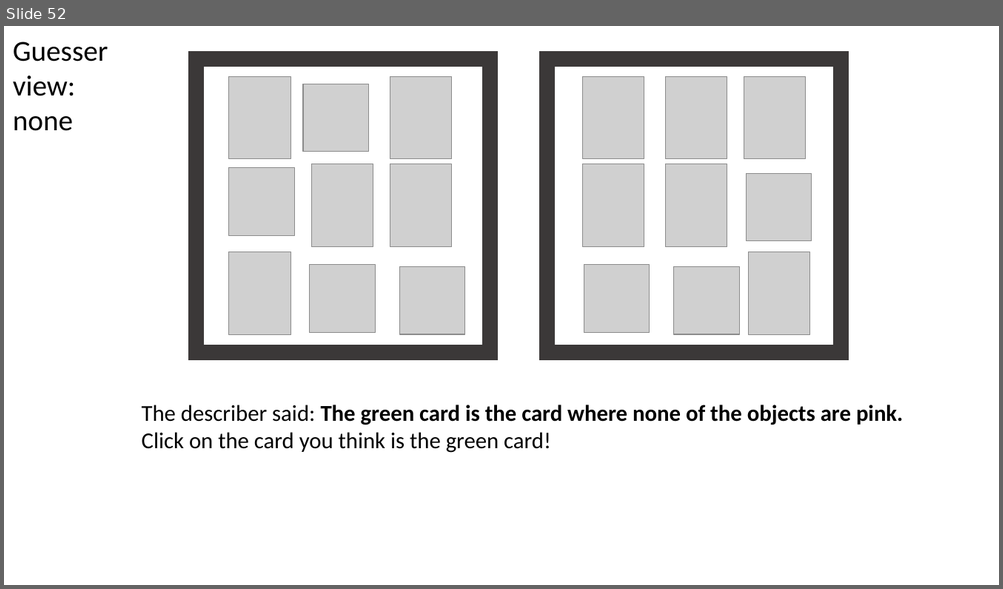
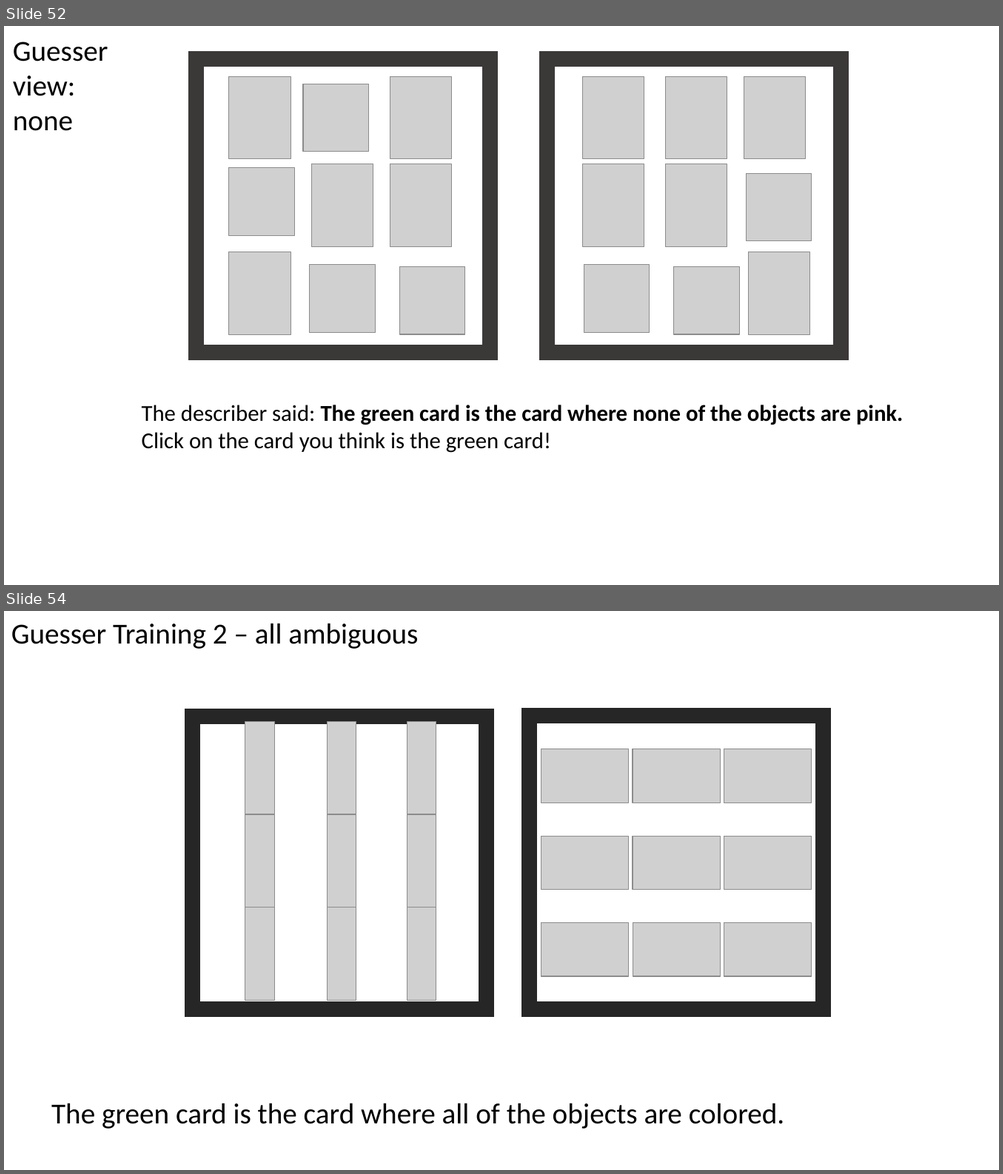
Before and after one commit to michael-franke/misleading_with_underinfo, a slide deck: experiments/06_sentence_select_with_training/images/items.pptx. Shown one above the other, each under a label of ours: slide 52 before the commit, slides 52 and 54 after it; the slides between them are not shown. The pictures are 1003x589 and 1003x1174 pixels, drawn with LibreOffice and Linux fonts; fonts in the diff are those of the drawing; grey boxes stand for pictures. Boxes give left, top, right and bottom in pixels: in the first picture for what was removed or moved away, otherwise in the second. Text is boxed around its words. In the diff, an @@ line names an element or a change of style, - is before the commit and + after.

Commit message:
V06 started guesser trial rounds

```diff
--- a/experiments/06_sentence_select_with_training/images/items.pptx
+++ b/experiments/06_sentence_select_with_training/images/items.pptx
@@ slide 54 added at (x1=4, y1=611, x2=999, y2=1170), background #FFFFFF @@
@@ text added at (x1=11, y1=623, x2=418, y2=649), 28 pt, text #000000 @@
+Guesser Training 2 – all ambiguous
@@ rectangle added at (x1=192, y1=716, x2=486, y2=1010), outline #262626 15 pt @@
@@ picture added at (x1=245, y1=721, x2=274, y2=815) @@
@@ picture added at (x1=327, y1=721, x2=356, y2=815) @@
@@ picture added at (x1=407, y1=721, x2=436, y2=815) @@
@@ rectangle added at (x1=529, y1=716, x2=823, y2=1010), outline #262626 15 pt @@
@@ picture added at (x1=541, y1=749, x2=629, y2=803) @@
@@ picture added at (x1=632, y1=749, x2=720, y2=803) @@
@@ picture added at (x1=724, y1=749, x2=811, y2=803) @@
@@ picture added at (x1=245, y1=815, x2=274, y2=908) @@
@@ picture added at (x1=327, y1=815, x2=356, y2=908) @@
@@ picture added at (x1=407, y1=815, x2=436, y2=908) @@
@@ picture added at (x1=541, y1=836, x2=629, y2=890) @@
@@ picture added at (x1=632, y1=836, x2=720, y2=890) @@
@@ picture added at (x1=724, y1=836, x2=811, y2=890) @@
@@ picture added at (x1=245, y1=907, x2=274, y2=1000) @@
@@ picture added at (x1=327, y1=907, x2=356, y2=1000) @@
@@ picture added at (x1=407, y1=907, x2=436, y2=1000) @@
@@ picture added at (x1=541, y1=923, x2=629, y2=977) @@
@@ picture added at (x1=633, y1=923, x2=720, y2=977) @@
@@ picture added at (x1=724, y1=923, x2=811, y2=977) @@
@@ text added at (x1=51, y1=1103, x2=785, y2=1129), 28 pt, text #000000 @@
+The green card is the card where all of the objects are colored.
```
Also in this commit, not shown: 3 other slides added, 12 other files.
